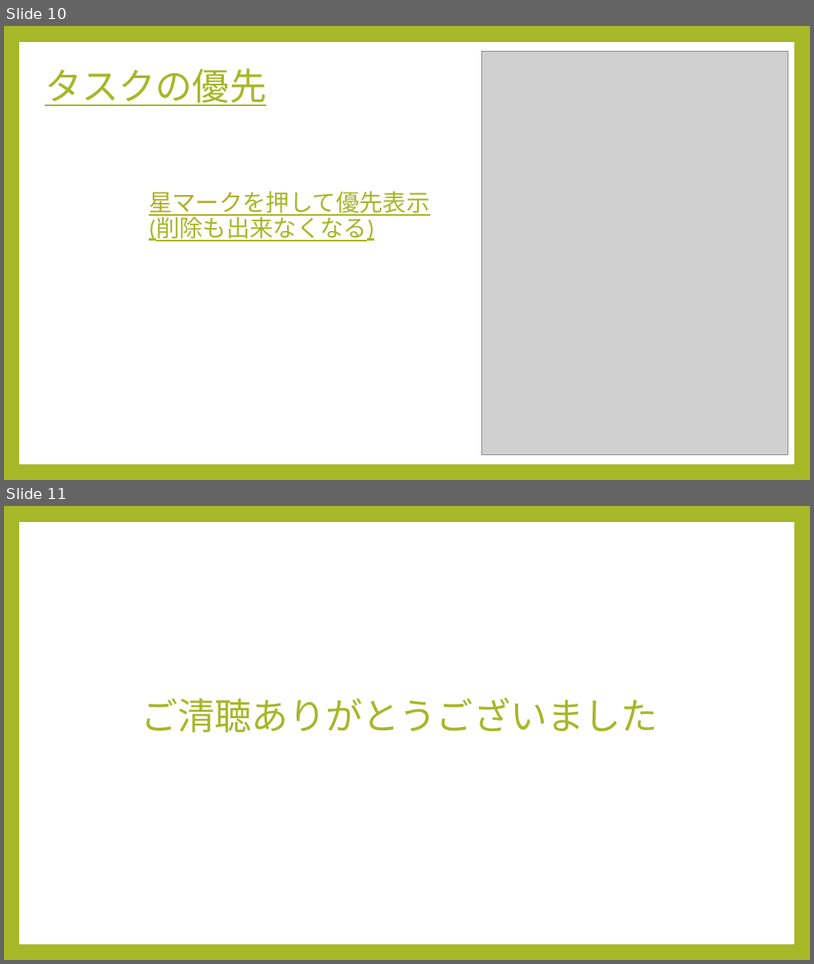
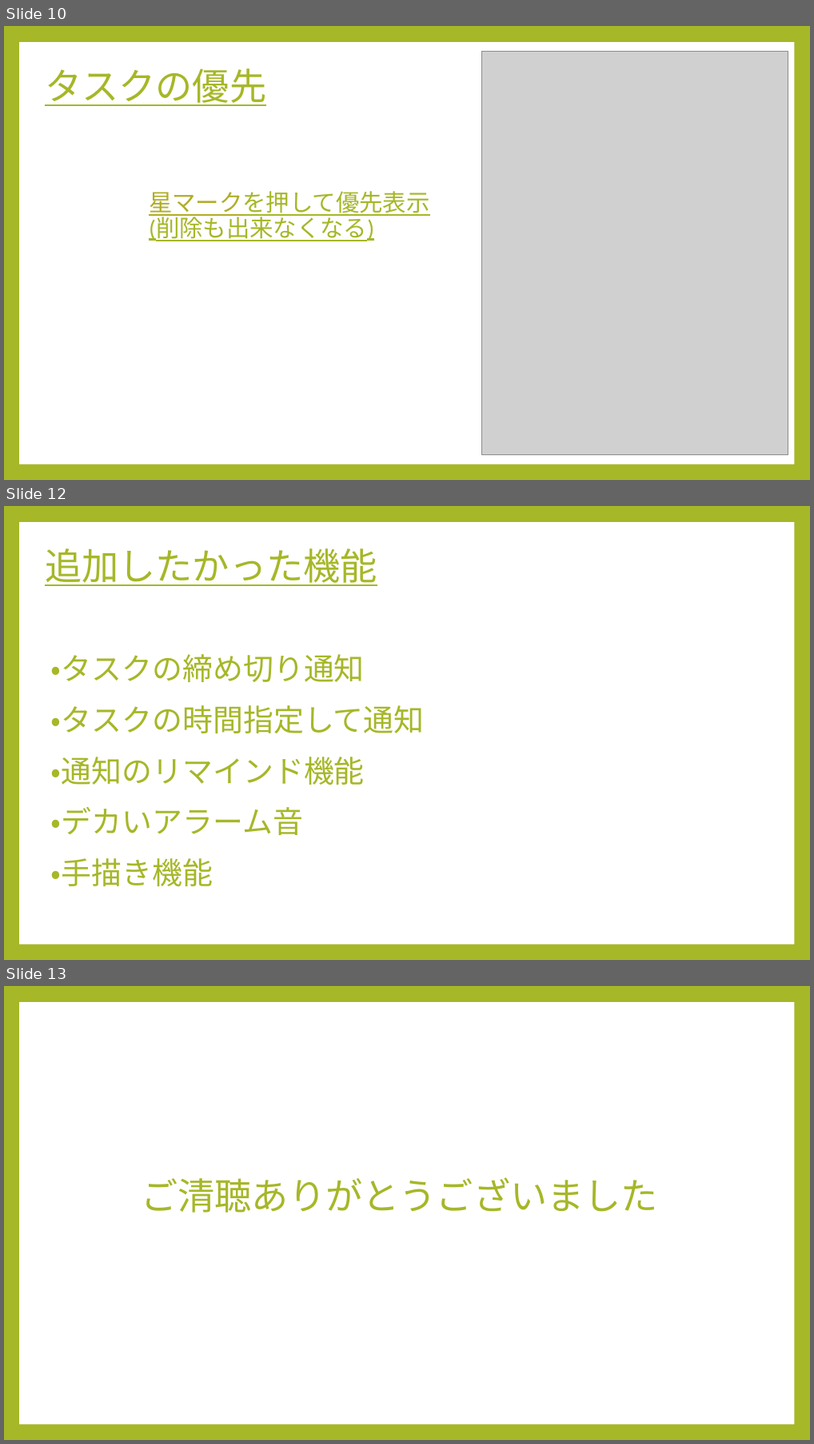
Before and after one commit to nikaidouyuuta/flutter_application_1, a slide deck: pawapo_todo.pptx. Shown one above the other, each under a label of ours: slides 10 and 11 before the commit, slides 10, 12 and 13 after it; the slides between them are not shown. The pictures are 814x964 and 814x1444 pixels, drawn with LibreOffice and Linux fonts; fonts in the diff are those of the drawing; grey boxes stand for pictures. Boxes give left, top, right and bottom in pixels: in the first picture for what was removed or moved away, otherwise in the second. Text is boxed around its words. In the diff, an @@ line names an element or a change of style, - is before the commit and + after.

```diff
--- a/pawapo_todo.pptx
+++ b/pawapo_todo.pptx
@@ slide 12 added at <box>4,506,810,960</box>, background #A6B727; not listed: 1 template element that a slide beside it also shows @@
@@ text added at <box>45,548,378,586</box>, 44 pt, text #A6B727, underline @@
+追加したかった機能
@@ text added at <box>51,654,425,886</box>, 36.1 pt, text #A6B727 @@
+・タスクの締め切り通知
+・タスクの時間指定して通知
+・通知のリマインド機能
+・デカいアラーム音
+・手描き機能
@@ what was slide 11 is now slide 13 @@
```
Also in this commit, not shown: 1 slide changed, 1 other slide added.
